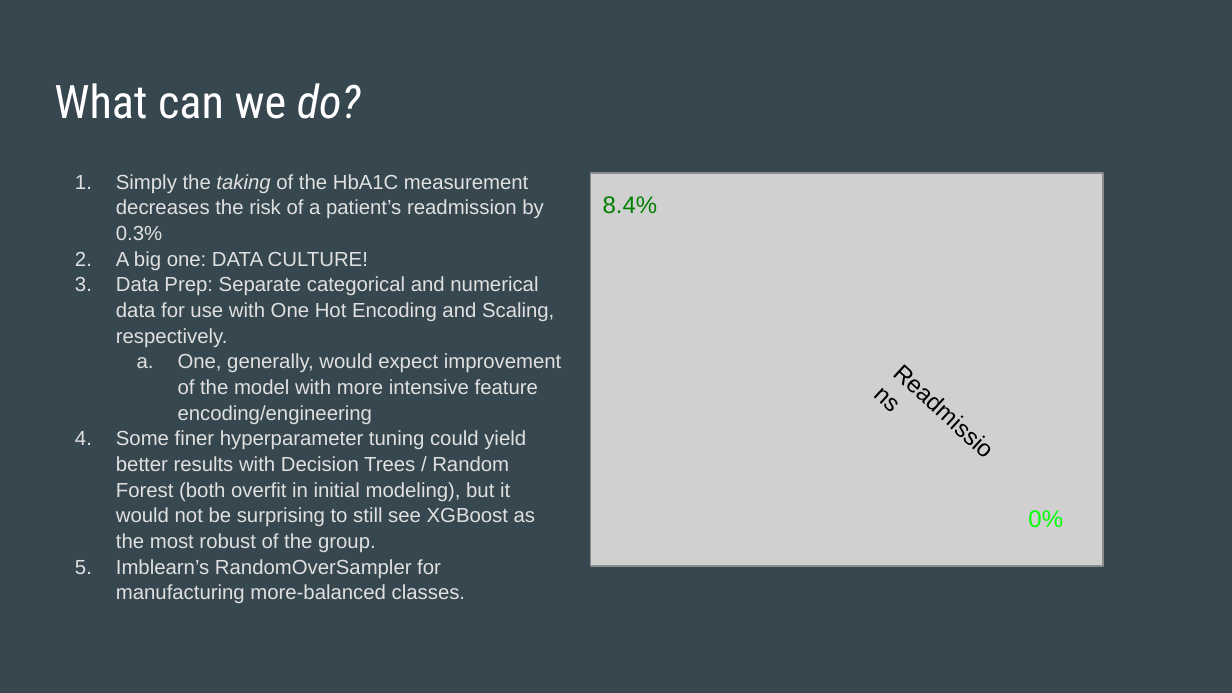
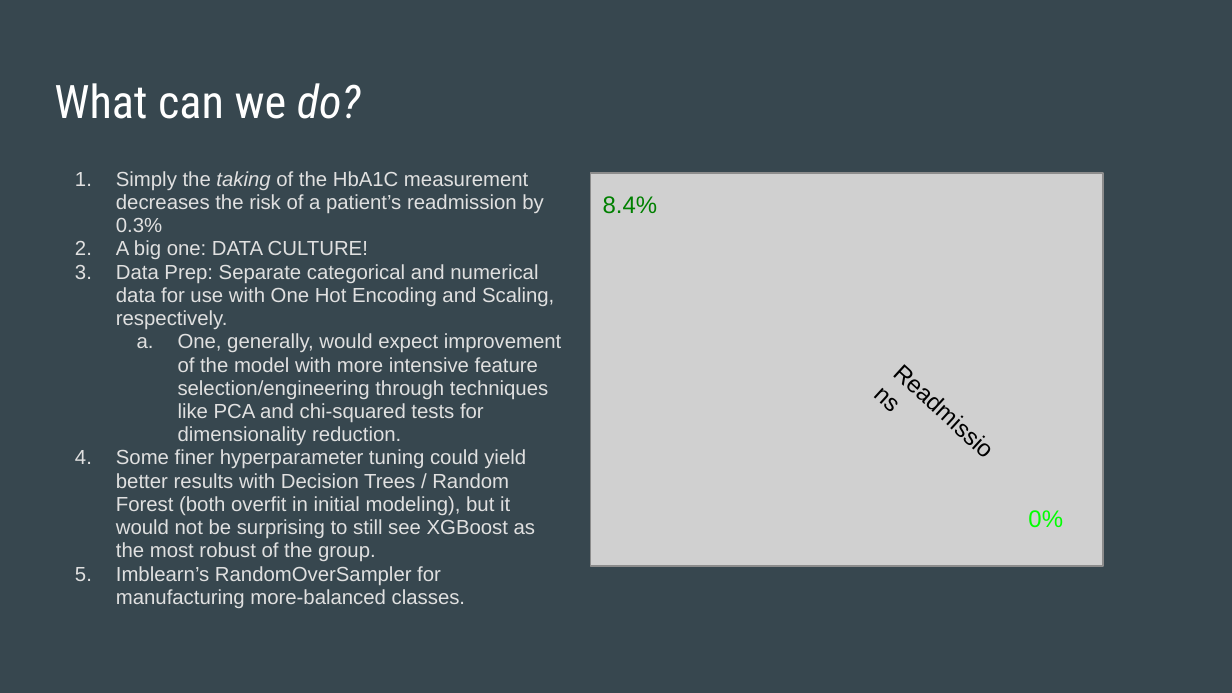
Before and after one commit to kstoudt/Springboard, a slide deck: slide 34 of Predicting_Diabetic_Patient_Readmission/Capstone2_Final_Report_slides.pptx. Drawn at 1232x693 pixels with LibreOffice and Linux fonts; fonts in the diff are those of the drawing; grey boxes stand for pictures. Boxes give left, top, right and bottom in pixels: in the first picture for what was removed or moved away, otherwise in the second. Text is boxed around its words. In the diff, an @@ line names an element or a change of style, - is before the commit and + after.

```diff
--- a/Predicting_Diabetic_Patient_Readmission/Capstone2_Final_Report_slides.pptx
+++ b/Predicting_Diabetic_Patient_Readmission/Capstone2_Final_Report_slides.pptx
@@ text at [116, 171, 554, 608]: line spacing 1.05 to 0.95 @@
@@ text at [178, 333, 562, 445]: text changed @@
-  a. One, generally, would expect improvement of the model with more intensive feature encoding/engineering
+  a. One, generally, would expect improvement of the model with more intensive feature selection/engineering through techniques like PCA and chi-squared tests for dimensionality reduction.
```
Also in this commit, not shown: 3 other slides changed, 1 other file.
